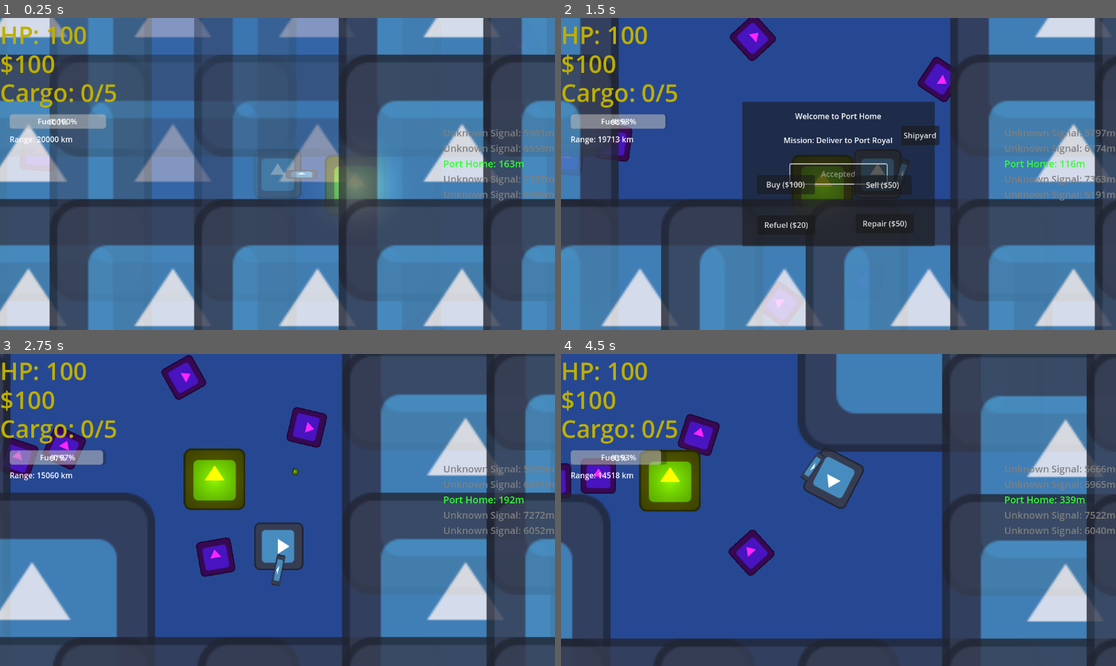
Above: before the commit, frames 1-4 (two rows, left to right).
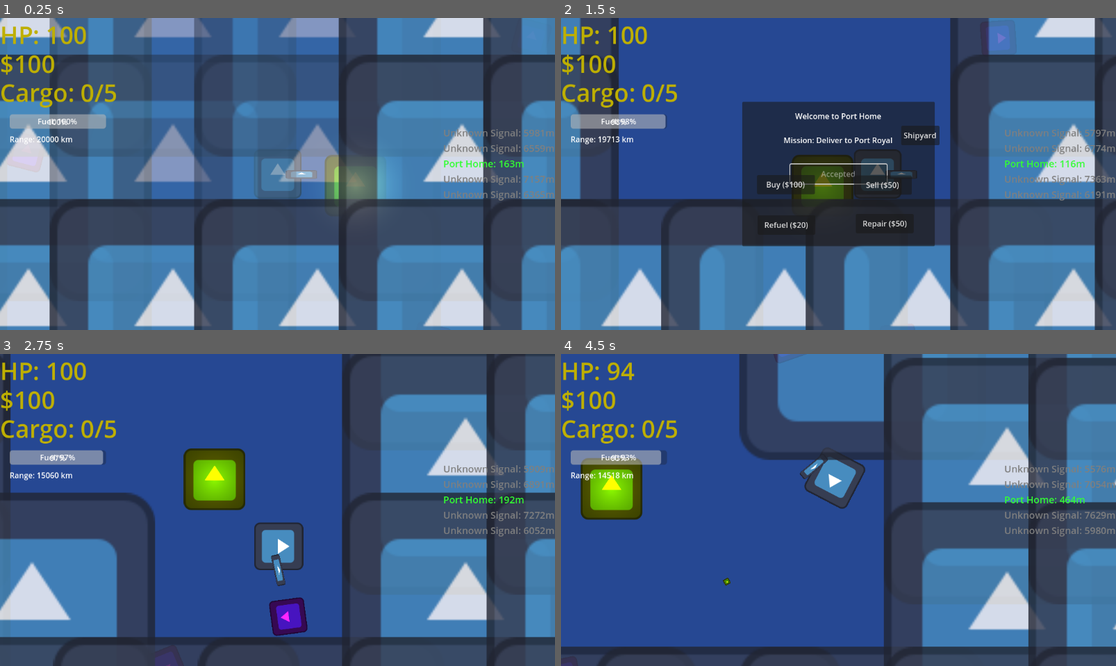
Above: after the commit, the same moments.

Repository: xingjiacheng175-maker/project-convoy
Game: Godot game, scene res://world.tscn
Same seed, same stepped clock (60 frames per second), same inputs: the game is played once before the commit and once after it. The engine's default icon, where the game draws it, is replaced by a stand-in: a white triangle on a blue panel in a dark square.
Inputs:
- Up to frame 1 (0.25 s): no input
- Up to frame 2 (1.5 s): hold Right (ui_right) 0.53-1.25 s; click "Accept Mission" at 1.25 s
- Up to frame 3 (2.75 s): hold Down (ui_down) from 2.03 s (still down)
- Up to frame 4 (4.5 s): release Down (ui_down) at 2.78 s; hold Right (ui_right) 2.78-3.53 s; hold Up (ui_up) 3.53-4.28 s; hold Left (ui_left) from 4.28 s (still down)

The runs differ from the first frame. In frame 1, less than 0.1% of the frame differs, in the area x 3-8%, y 44-48%; in frame 2, 1.7%; in frame 3, 3.9%; in frame 4, 47%, in the area x 0-100%, y 0-100%.

Commit message:
Add physical world boundaries and pirate aggro logic with visualization

Diff:
--- a/enemy.gd
+++ b/enemy.gd
@@ -1,7 +1,24 @@
+@tool
 extends CharacterBody2D
 
 @export var speed = 100
+@export var aggro_range: float = 800.0 :
+	set(value):
+		aggro_range = value
+		queue_redraw()
+
 var hp = 3
+var target: Node2D = null
+
+func _process(delta):
+	if Engine.is_editor_hint():
+		queue_redraw()
+
+func _draw():
+	# Only draw in editor or if debug mode is wanted
+	if Engine.is_editor_hint():
+		draw_circle(Vector2.ZERO, aggro_range, Color(1, 0, 0, 0.2)) # Red semi-transparent circle
+		draw_arc(Vector2.ZERO, aggro_range, 0, TAU, 32, Color.RED, 2.0) # Red outline
 
 func take_damage(amount):
 	hp -= amount
@@ -9,11 +26,24 @@
 		queue_free()
 
 func _physics_process(_delta):
+	if Engine.is_editor_hint():
+		return
+
 	var player = get_tree().get_first_node_in_group("player")
 	if player:
-		look_at(player.global_position)
-		var direction = (player.global_position - global_position).normalized()
-		velocity = direction * speed
+		var dist = global_position.distance_to(player.global_position)
+
+		if dist <= aggro_range:
+			# Player is inside the circle -> CHASE
+			look_at(player.global_position)
+			var direction = (player.global_position - global_position).normalized()
+			velocity = direction * speed
+		else:
+			# Player is outside -> IDLE / PATROL
+			velocity = Vector2.ZERO
+			# Optional: Rotate slowly when idle
+			rotation += 1.0 * _delta
+
 		move_and_slide()
 
 		# Check for collision with player
--- a/world.tscn
+++ b/world.tscn
@@ -12,7 +12,7 @@
 position = Vector2(-42, 532)
 script = ExtResource("1_world")
 
-[node name="WorldBorder" type="Node2D" parent="."]
+[node name="WorldBorder" type="StaticBody2D" parent="."]
 z_index = 100
 script = ExtResource("7_worldborder")
 
@@ -21,21 +21,27 @@
 
 [node name="Enemy" parent="." instance=ExtResource("3_tlwt5")]
 position = Vector2(197, -300)
+aggro_range = 300.0
 
 [node name="Enemy2" parent="." instance=ExtResource("3_tlwt5")]
 position = Vector2(96, -254)
+aggro_range = 300.0
 
 [node name="Enemy3" parent="." instance=ExtResource("3_tlwt5")]
 position = Vector2(1144, -490)
+aggro_range = 300.755
 
 [node name="Enemy4" parent="." instance=ExtResource("3_tlwt5")]
 position = Vector2(594, -630)
+aggro_range = 300.0
 
 [node name="Enemy5" parent="." instance=ExtResource("3_tlwt5")]
 position = Vector2(936, 141)
+aggro_range = 300.0
 
 [node name="Enemy6" parent="." instance=ExtResource("3_tlwt5")]
 position = Vector2(677, 205)
+aggro_range = 300.0
 
 [node name="GameUI" parent="." instance=ExtResource("4_aqk2v")]
 
--- a/world_border.gd
+++ b/world_border.gd
@@ -1,9 +1,14 @@
 @tool
-extends Node2D
+extends StaticBody2D
+
+@export var map_radius: float = 5000.0
 
 func _ready():
 	z_index = 100 # Ensure it's drawn on top
 	queue_redraw()
+
+	if not Engine.is_editor_hint():
+		create_walls()
 
 func _process(delta):
 	if Engine.is_editor_hint():
@@ -12,9 +17,26 @@
 func _draw():
 	# Draw a hollow rectangle to visualize the map limits
 	# Rect2(x, y, width, height)
-	# Starting at (-5000, -5000) with size (10000, 10000)
-	var rect = Rect2(-5000, -5000, 10000, 10000)
+	var rect = Rect2(-map_radius, -map_radius, map_radius * 2, map_radius * 2)
 	var color = Color.RED
 	var line_width = 50.0
 
 	draw_rect(rect, color, false, line_width)
+
+func create_walls():
+	# Top Wall
+	add_wall(Vector2(0, -map_radius), Vector2(0, 1))
+	# Bottom Wall
+	add_wall(Vector2(0, map_radius), Vector2(0, -1))
+	# Left Wall
+	add_wall(Vector2(-map_radius, 0), Vector2(1, 0))
+	# Right Wall
+	add_wall(Vector2(map_radius, 0), Vector2(-1, 0))
+
+func add_wall(pos: Vector2, normal: Vector2):
+	var collision = CollisionShape2D.new()
+	var shape = WorldBoundaryShape2D.new()
+	shape.normal = normal
+	collision.shape = shape
+	collision.position = pos
+	add_child(collision)
